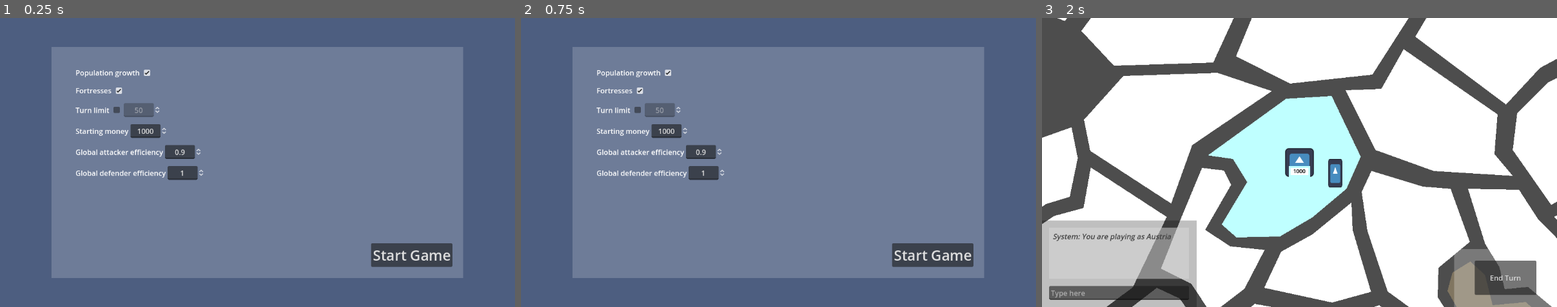
Above: before the commit, frames 1-3 (left to right).
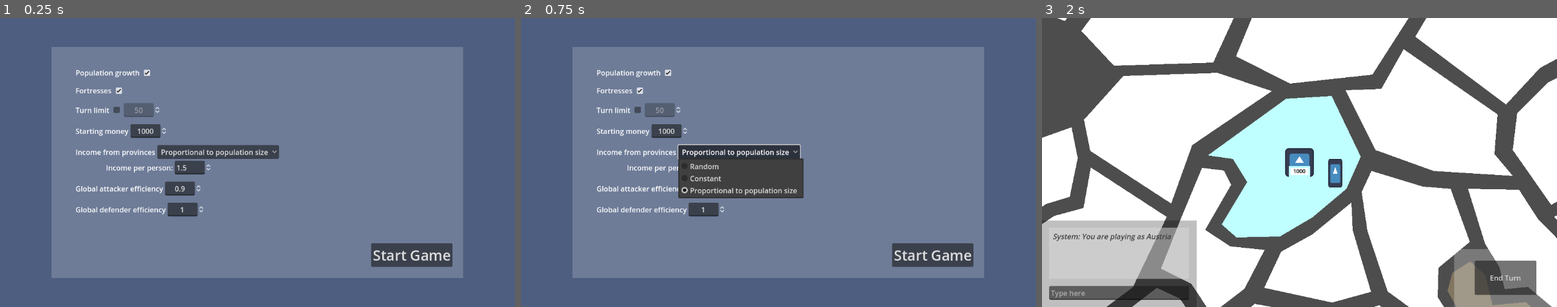
Above: after the commit, the same moments.

Repository: SamTheBlow/grand-strategy-game
Game: Godot game, scene res://scenes/main.tscn
Two runs of this game, one before a commit and one after it. Both use one fixed random seed, a clock stepped at 60 frames per second and the inputs below. The engine's default icon, where the game draws it, is replaced by a stand-in: a white triangle on a blue panel in a dark square.
Inputs (mouse positions are in pixels of both pictures, inside the frame that each line leads up to):
- Up to frame 1 (0.25 s): no input
- Up to frame 2 (0.75 s): click (737, 150) at 0.5 s, where only the run after the commit has a clickable "Proportional to population si…"
- Up to frame 3 (2 s): click "Start Game" at 1.25 s

The runs differ from the first frame. In frame 1, 2.7% of the frame differs, in the area x 14-55%, y 43-69%; in frame 2, 5.1%; in frame 3, nothing differs.

Commit message:
Added province income; made it easier to add new rules

Diff:
--- a/GrandStrategyGame/scenes/main_menu/lobby.tscn
+++ b/GrandStrategyGame/scenes/main_menu/lobby.tscn
@@ -1,8 +1,9 @@
-[gd_scene load_steps=4 format=3 uid="uid://b735rxfcexqks"]
+[gd_scene load_steps=5 format=3 uid="uid://b735rxfcexqks"]
 
 [ext_resource type="Script" path="res://scripts/main_menu/lobby.gd" id="1_hty1g"]
 [ext_resource type="PackedScene" uid="uid://dt7gjsuwry1nc" path="res://test_data/world_maps/world_test1.tscn" id="2_aiiyc"]
 [ext_resource type="Script" path="res://scripts/main_menu/lockable_spin_box.gd" id="2_sb2tg"]
+[ext_resource type="Script" path="res://scripts/main_menu/province_income_options.gd" id="4_cq0th"]
 
 [node name="Lobby" type="Control"]
 layout_mode = 3
@@ -141,6 +142,97 @@
 allow_greater = true
 allow_lesser = true
 alignment = 1
+
+[node name="Spacing6" type="Control" parent="HBoxContainer/Spacing75/MarginContainer/ScrollContainer/HBoxContainer/VBoxContainer"]
+custom_minimum_size = Vector2(0, 8)
+layout_mode = 2
+
+[node name="HBoxContainer7" type="HBoxContainer" parent="HBoxContainer/Spacing75/MarginContainer/ScrollContainer/HBoxContainer/VBoxContainer"]
+layout_mode = 2
+
+[node name="Label" type="Label" parent="HBoxContainer/Spacing75/MarginContainer/ScrollContainer/HBoxContainer/VBoxContainer/HBoxContainer7"]
+layout_mode = 2
+text = "Income from provinces"
+
+[node name="ProvinceIncomeOptions" type="OptionButton" parent="HBoxContainer/Spacing75/MarginContainer/ScrollContainer/HBoxContainer/VBoxContainer/HBoxContainer7" node_paths=PackedStringArray("options")]
+unique_name_in_owner = true
+layout_mode = 2
+item_count = 3
+selected = 2
+popup/item_0/text = "Random"
+popup/item_0/id = 0
+popup/item_1/text = "Constant"
+popup/item_1/id = 1
+popup/item_2/text = "Proportional to population size"
+popup/item_2/id = 2
+script = ExtResource("4_cq0th")
+options = [NodePath("../../ProvinceIncomeOption0"), NodePath("../../ProvinceIncomeOption1"), NodePath("../../ProvinceIncomeOption2")]
+
+[node name="ProvinceIncomeOption0" type="HBoxContainer" parent="HBoxContainer/Spacing75/MarginContainer/ScrollContainer/HBoxContainer/VBoxContainer"]
+layout_mode = 2
+
+[node name="Spacing" type="Control" parent="HBoxContainer/Spacing75/MarginContainer/ScrollContainer/HBoxContainer/VBoxContainer/ProvinceIncomeOption0"]
+custom_minimum_size = Vector2(64, 0)
+layout_mode = 2
+
+[node name="Label" type="Label" parent="HBoxContainer/Spacing75/MarginContainer/ScrollContainer/HBoxContainer/VBoxContainer/ProvinceIncomeOption0"]
+layout_mode = 2
+text = "Range:"
+
+[node name="ProvinceIncomeRandomMin" type="SpinBox" parent="HBoxContainer/Spacing75/MarginContainer/ScrollContainer/HBoxContainer/VBoxContainer/ProvinceIncomeOption0"]
+unique_name_in_owner = true
+layout_mode = 2
+value = 10.0
+allow_greater = true
+allow_lesser = true
+
+[node name="Label2" type="Label" parent="HBoxContainer/Spacing75/MarginContainer/ScrollContainer/HBoxContainer/VBoxContainer/ProvinceIncomeOption0"]
+layout_mode = 2
+text = "to"
+
+[node name="ProvinceIncomeRandomMax" type="SpinBox" parent="HBoxContainer/Spacing75/MarginContainer/ScrollContainer/HBoxContainer/VBoxContainer/ProvinceIncomeOption0"]
+unique_name_in_owner = true
+layout_mode = 2
+value = 100.0
+allow_greater = true
+allow_lesser = true
+
+[node name="ProvinceIncomeOption1" type="HBoxContainer" parent="HBoxContainer/Spacing75/MarginContainer/ScrollContainer/HBoxContainer/VBoxContainer"]
+layout_mode = 2
+
+[node name="Spacing" type="Control" parent="HBoxContainer/Spacing75/MarginContainer/ScrollContainer/HBoxContainer/VBoxContainer/ProvinceIncomeOption1"]
+custom_minimum_size = Vector2(64, 0)
+layout_mode = 2
+
+[node name="Label" type="Label" parent="HBoxContainer/Spacing75/MarginContainer/ScrollContainer/HBoxContainer/VBoxContainer/ProvinceIncomeOption1"]
+layout_mode = 2
+text = "Amount:"
+
+[node name="ProvinceIncomeConstant" type="SpinBox" parent="HBoxContainer/Spacing75/MarginContainer/ScrollContainer/HBoxContainer/VBoxContainer/ProvinceIncomeOption1"]
+unique_name_in_owner = true
+layout_mode = 2
+value = 100.0
+allow_greater = true
+allow_lesser = true
+
+[node name="ProvinceIncomeOption2" type="HBoxContainer" parent="HBoxContainer/Spacing75/MarginContainer/ScrollContainer/HBoxContainer/VBoxContainer"]
+layout_mode = 2
+
+[node name="Spacing" type="Control" parent="HBoxContainer/Spacing75/MarginContainer/ScrollContainer/HBoxContainer/VBoxContainer/ProvinceIncomeOption2"]
+custom_minimum_size = Vector2(64, 0)
+layout_mode = 2
+
+[node name="Label" type="Label" parent="HBoxContainer/Spacing75/MarginContainer/ScrollContainer/HBoxContainer/VBoxContainer/ProvinceIncomeOption2"]
+layout_mode = 2
+text = "Income per person:"
+
+[node name="ProvinceIncomePerPerson" type="SpinBox" parent="HBoxContainer/Spacing75/MarginContainer/ScrollContainer/HBoxContainer/VBoxContainer/ProvinceIncomeOption2"]
+unique_name_in_owner = true
+layout_mode = 2
+step = 0.01
+value = 1.5
+allow_greater = true
+allow_lesser = true
 
 [node name="Spacing3" type="Control" parent="HBoxContainer/Spacing75/MarginContainer/ScrollContainer/HBoxContainer/VBoxContainer"]
 custom_minimum_size = Vector2(0, 8)
--- a/GrandStrategyGame/scripts/game/game.gd
+++ b/GrandStrategyGame/scripts/game/game.gd
@@ -113,7 +113,10 @@
 		return
 
 	var population_size: int = selected_province.population.population_size
-	chat.system_message("Population size: " + str(population_size))
+	chat.system_message_multiline([
+		"Population size: " + str(population_size),
+		"Income: " + str(selected_province.income_money)
+	])
 
 
 func _on_chat_requested_money_info() -> void:
@@ -122,33 +125,11 @@
 
 
 func _on_chat_rules_requested() -> void:
-	var population_growth: String = "no"
-	if rules.population_growth:
-		population_growth = "yes"
-
-	var fortresses: String = "no"
-	if rules.fortresses:
-		fortresses = "yes"
-
-	var turn_limit: String = "none"
-	if rules.turn_limit_enabled:
-		turn_limit = str(rules.turn_limit) + " turns"
-
-	var global_attacker_efficiency: String = (
-		str(rules.global_attacker_efficiency)
-	)
-	var global_defender_efficiency: String = (
-		str(rules.global_defender_efficiency)
-	)
-
-	chat.system_message_multiline([
-		"This game's rules:",
-		"-> Population growth: " + population_growth,
-		"-> Fortresses: " + fortresses,
-		"-> Turn limit: " + turn_limit,
-		"-> Global attacker efficiency: " + global_attacker_efficiency,
-		"-> Global defender efficiency: " + global_defender_efficiency,
-	])
+	var lines: Array[String] = []
+	lines.append("This game's rules:")
+	for rule_name in GameRules.RULE_NAMES:
+		lines.append("-> " + rule_name + ": " + str(rules.get(rule_name)))
+	chat.system_message_multiline(lines)
 
 
 func _on_modifiers_requested(
--- a/GrandStrategyGame/scripts/game/game_from_json.gd
+++ b/GrandStrategyGame/scripts/game/game_from_json.gd
@@ -115,16 +115,7 @@
 		return null
 	var rules_data: Dictionary = json_data[rules_key] as Dictionary
 
-	var keys: Array[String] = [
-		"population_growth",
-		"fortresses",
-		"turn_limit_enabled",
-		"turn_limit",
-		"starting_money",
-		"global_attacker_efficiency",
-		"global_defender_efficiency",
-	]
-	for key in keys:
+	for key in GameRules.RULE_NAMES:
 		# That's ok, use the default
 		if not rules_data.has(key):
 			continue
@@ -290,6 +281,10 @@
 			fortress.add_visuals()
 			province.buildings.add(fortress)
 
+	if json_data.has("income_money"):
+		province.income_money = json_data["income_money"]
+	ProvinceIncomePerPerson.new().update_province(province)
+
 	province.name = str(province.id)
 	province.selected.connect(game._on_province_selected)
 	return province
--- a/GrandStrategyGame/scripts/game/game_to_json.gd
+++ b/GrandStrategyGame/scripts/game/game_to_json.gd
@@ -12,12 +12,8 @@
 
 	# Rules
 	var rules_data: Dictionary = {}
-	rules_data["population_growth"] = game.rules.population_growth
-	rules_data["fortresses"] = game.rules.fortresses
-	rules_data["turn_limit_enabled"] = game.rules.turn_limit_enabled
-	rules_data["turn_limit"] = game.rules.turn_limit
-	rules_data["global_attacker_efficiency"] = game.rules.global_attacker_efficiency
-	rules_data["global_defender_efficiency"] = game.rules.global_defender_efficiency
+	for rule_name in GameRules.RULE_NAMES:
+		rules_data[rule_name] = game.rules.get(rule_name)
 	json_data["rules"] = rules_data
 
 	# Players
@@ -59,6 +55,7 @@
 			"id": province.id,
 			"position": {"x": province.position.x, "y": province.position.y},
 			"owner_country_id": province._owner_country.id,
+			"income_money": province.income_money,
 			"position_army_host_x": province.position_army_host.x,
 			"position_army_host_y": province.position_army_host.y,
 		}
--- a/GrandStrategyGame/scripts/main_menu/lobby.gd
+++ b/GrandStrategyGame/scripts/main_menu/lobby.gd
@@ -28,6 +28,22 @@
 	var starting_money_spin_box := %StartingMoneySpinBox as SpinBox
 	game_rules.starting_money = roundi(starting_money_spin_box.value)
 
+	game_rules.province_income_option = (
+			(%ProvinceIncomeOptions as OptionButton).selected
+	)
+	game_rules.province_income_random_min = (
+			roundi((%ProvinceIncomeRandomMin as SpinBox).value)
+	)
+	game_rules.province_income_random_max = (
+			roundi((%ProvinceIncomeRandomMax as SpinBox).value)
+	)
+	game_rules.province_income_constant = (
+			roundi((%ProvinceIncomeConstant as SpinBox).value)
+	)
+	game_rules.province_income_per_person = (
+			(%ProvinceIncomePerPerson as SpinBox).value
+	)
+
 	var att_eff := %AttackerEfficiencySpinBox as SpinBox
 	game_rules.global_attacker_efficiency = att_eff.value
 
--- /dev/null
+++ b/GrandStrategyGame/scripts/main_menu/province_income_options.gd
@@ -0,0 +1,20 @@
+extends OptionButton
+## Class responsible for opening the different menus for each option.
+
+
+## Make sure to put them in the same order as the OptionButton options!
+@export var options: Array[Control]
+
+
+func _ready() -> void:
+	item_selected.connect(_on_item_selected)
+
+	_on_item_selected(selected)
+
+
+func _on_item_selected(index: int) -> void:
+	for i in options.size():
+		if i == index:
+			options[i].show()
+		else:
+			options[i].hide()
--- a/GrandStrategyGame/scripts/provinces/province.gd
+++ b/GrandStrategyGame/scripts/provinces/province.gd
@@ -19,11 +19,15 @@
 # Other data
 var links: Array[Province] = []
 var _owner_country := Country.new()
+var income_money: int = 0
 
 
 func _on_new_turn() -> void:
 	ProvinceNewOwner.new().update_province_owner(self)
 	ArmyRecruitment.new().recruit_in_province(self)
+
+	ProvinceIncomePerPerson.new().update_province(self)
+	_owner_country.money += income_money
 
 
 func _on_shape_clicked() -> void:
--- /dev/null
+++ b/GrandStrategyGame/scripts/provinces/province_income_per_person.gd
@@ -0,0 +1,13 @@
+class_name ProvinceIncomePerPerson
+## Class responsible for updating a province's income depending on population.
+
+
+func update_province(province: Province) -> void:
+	if (
+		province.game.rules.province_income_option
+		== GameRules.ProvinceIncome.POPULATION
+	):
+		province.income_money = floori(
+				province.game.rules.province_income_per_person
+				* province.population.population_size
+		)
--- a/GrandStrategyGame/scripts/rules/game_rules.gd
+++ b/GrandStrategyGame/scripts/rules/game_rules.gd
@@ -1,11 +1,37 @@
 class_name GameRules
 extends Resource
 
+
+const RULE_NAMES: Array[String] = [
+	"population_growth",
+	"fortresses",
+	"turn_limit_enabled",
+	"turn_limit",
+	"starting_money",
+	"province_income_option",
+	"province_income_random_min",
+	"province_income_random_max",
+	"province_income_constant",
+	"province_income_per_person",
+	"global_attacker_efficiency",
+	"global_defender_efficiency",
+]
+
+enum ProvinceIncome {
+	RANDOM = 0,
+	CONSTANT = 1,
+	POPULATION = 2,
+}
 
 @export var population_growth: bool = true
 @export var fortresses: bool = false
 @export var turn_limit_enabled: bool = false
 @export var turn_limit: int = 50
 @export var starting_money: int = 1000
+@export var province_income_option: int = ProvinceIncome.POPULATION
+@export var province_income_random_min: int = 10
+@export var province_income_random_max: int = 100
+@export var province_income_constant: int = 100
+@export var province_income_per_person: float = 1.5
 @export var global_attacker_efficiency: float = 1.0
 @export var global_defender_efficiency: float = 1.0
--- a/GrandStrategyGame/test_data/world_maps/scenario1.gd
+++ b/GrandStrategyGame/test_data/world_maps/scenario1.gd
@@ -42,13 +42,8 @@
 
 	# Rules
 	var rules_data: Dictionary = {}
-	rules_data["population_growth"] = game_rules.population_growth
-	rules_data["fortresses"] = game_rules.fortresses
-	rules_data["turn_limit_enabled"] = game_rules.turn_limit_enabled
-	rules_data["turn_limit"] = game_rules.turn_limit
-	rules_data["starting_money"] = game_rules.starting_money
-	rules_data["global_attacker_efficiency"] = game_rules.global_attacker_efficiency
-	rules_data["global_defender_efficiency"] = game_rules.global_defender_efficiency
+	for rule_name in GameRules.RULE_NAMES:
+		rules_data[rule_name] = game_rules.get(rule_name)
 	json_data["rules"] = rules_data
 
 	# Players and countries
@@ -143,6 +138,20 @@
 			}
 			armies_data.append(army_data)
 
+		# Income
+		match game_rules.province_income_option:
+			GameRules.ProvinceIncome.RANDOM:
+				province_data["income_money"] = randi_range(
+						game_rules.province_income_random_min,
+						game_rules.province_income_random_max
+				)
+			GameRules.ProvinceIncome.CONSTANT:
+				province_data["income_money"] = (
+						game_rules.province_income_constant
+				)
+			GameRules.ProvinceIncome.POPULATION:
+				province_data["income_money"] = 0
+
 		# Population
 		var population_size: int = 10 + randi() % 90
 		province_data["population"] = {
